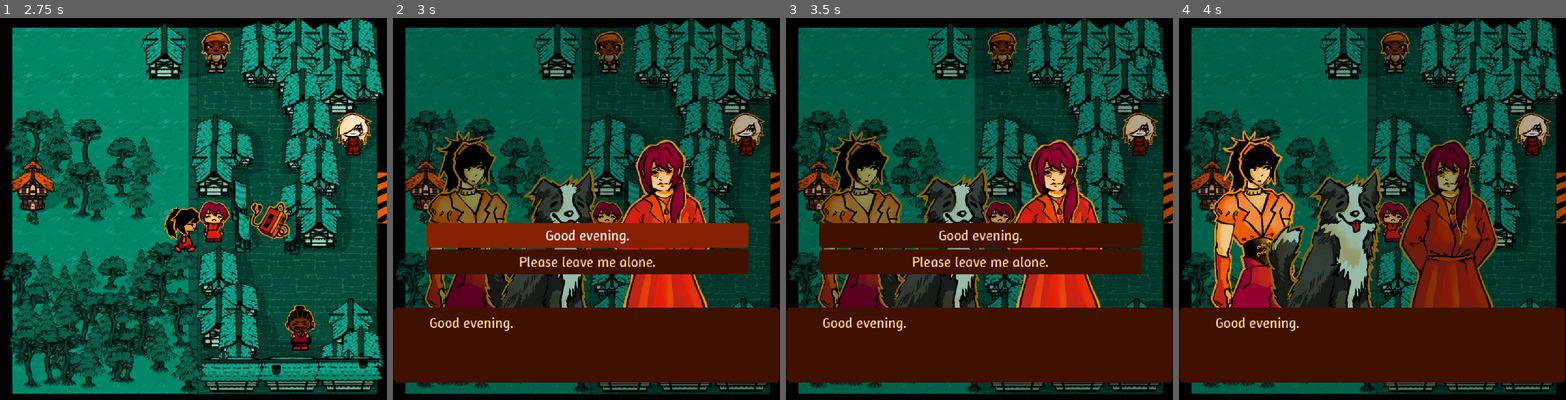
Above: before the commit, frames 1-4 (left to right).
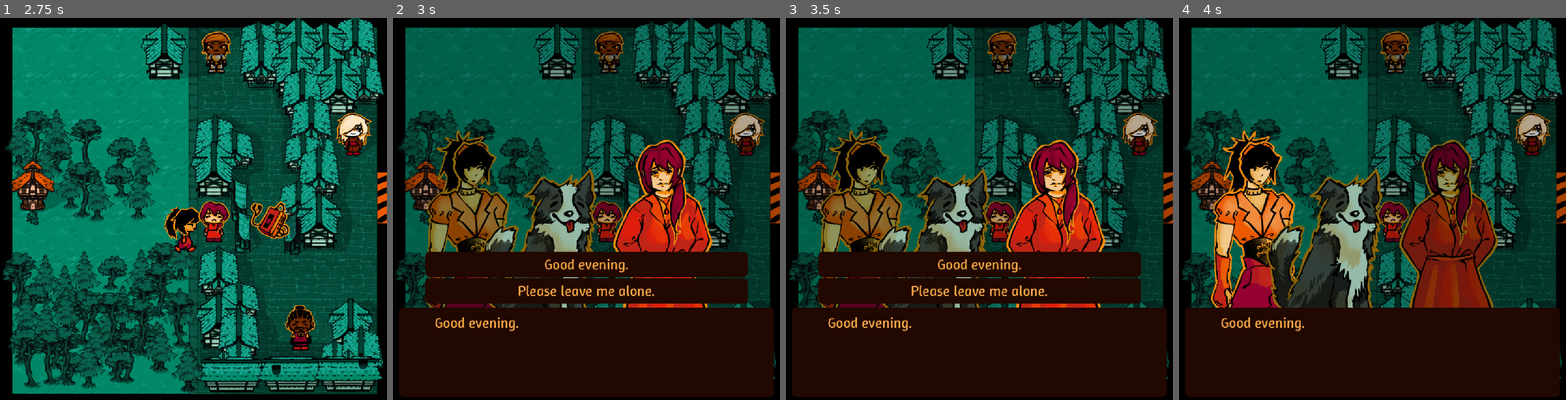
Above: after the commit, the same moments.

Repository: cannonheart/wgj2026
Game: Godot game, scene res://main.tscn
Same seed, same stepped clock (60 frames per second), same inputs: the game is played once before the commit and once after it.
Inputs (mouse positions are in pixels of both pictures, inside the frame that each line leads up to):
- Up to frame 1 (2.75 s): tap Enter at 0.5 s; move the mouse to (278, 193) at 0.52 s; hold D (Right) 0.53-1.25 s; hold Shift 0.53-1.25 s; click (278, 193) at 0.67 s; drag from (116, 231) to (212, 220) at 1.27 s; tap Space at 2 s; move the mouse to (232, 124) at 2.02 s; hold D (Right) from 2.03 s (still down); tap Ctrl at 2.1 s
- Up to frame 2 (3 s): release D (Right) at 2.75 s; drag from (567, 289) to (745, 132) at 2.77 s
- Up to frame 3 (3.5 s): no input
- Up to frame 4 (4 s): click "Good evening." at 3.5 s

Frame 1 is identical in both runs. In frame 2, 39% of the frame differs, in the area x 0-100%, y 53-100%; in frame 3, 39%; in frame 4, 23%.

Commit message:
ännu bättre färger

Diff:
--- a/lib/dialogue_system/choice_option.tscn
+++ b/lib/dialogue_system/choice_option.tscn
@@ -13,7 +13,7 @@
 [node name="Button" type="Button" parent="." unique_id=1128257172]
 custom_minimum_size = Vector2(900, 0)
 layout_mode = 2
-theme_override_colors/font_color = Color(0.99607843, 0.8352941, 0.6, 1)
+theme_override_colors/font_color = Color(1, 0.68235296, 0.2901961, 1)
 theme_override_fonts/font = ExtResource("2_uor54")
 theme_override_font_sizes/font_size = 40
 theme_override_styles/normal = ExtResource("2_8k0sf")
--- a/lib/dialogue_system/scene_base.tscn
+++ b/lib/dialogue_system/scene_base.tscn
@@ -69,11 +69,11 @@
 [node name="RichTextLabel" type="RichTextLabel" parent="." unique_id=1661943253]
 z_index = 10
 custom_minimum_size = Vector2(700, 120)
-offset_left = -538.0
+offset_left = -523.0
 offset_top = 268.0
-offset_right = 538.0
-offset_bottom = 478.0
-theme_override_colors/default_color = Color(0.99607843, 0.8352941, 0.6, 1)
+offset_right = 523.0
+offset_bottom = 518.0
+theme_override_colors/default_color = Color(1, 0.68050003, 0.29000002, 1)
 theme_override_fonts/normal_font = ExtResource("3_0f7fs")
 theme_override_fonts/italics_font = ExtResource("4_0f7fs")
 theme_override_font_sizes/normal_font_size = 40
@@ -86,7 +86,15 @@
 [node name="choiceParent" type="VBoxContainer" parent="." unique_id=2051209853]
 z_index = 1
 custom_minimum_size = Vector2(900, 0)
-offset_left = -447.0
-offset_top = 32.0
-offset_right = 453.0
-offset_bottom = 72.0
+anchors_preset = 7
+anchor_left = 0.5
+anchor_top = 1.0
+anchor_right = 0.5
+anchor_bottom = 1.0
+offset_left = -450.0
+offset_top = 217.0
+offset_right = 450.0
+offset_bottom = 257.0
+grow_horizontal = 2
+grow_vertical = 0
+alignment = 2
--- a/ui/box.tres
+++ b/ui/box.tres
@@ -1,12 +1,12 @@
 [gd_resource type="StyleBoxFlat" format=3 uid="uid://bq0fh7j6jj3jm"]
 
 [resource]
-bg_color = Color(0.2509804, 0.0627451, 0, 1)
+bg_color = Color(0.12941177, 0.03137255, 0, 1)
 border_width_left = 100
 border_width_top = 8
 border_width_right = 100
 border_width_bottom = 8
-border_color = Color(0.2509804, 0.0627451, 0, 1)
+border_color = Color(0.12941177, 0.03137255, 0, 1)
 corner_radius_top_left = 10
 corner_radius_top_right = 10
 corner_radius_bottom_right = 10
--- a/ui/box_text.tres
+++ b/ui/box_text.tres
@@ -1,12 +1,12 @@
 [gd_resource type="StyleBoxFlat" format=3 uid="uid://yqmmg5uo04op"]
 
 [resource]
-bg_color = Color(0.2509804, 0.0627451, 0, 1)
+bg_color = Color(0.12941177, 0.03137255, 0, 1)
 border_width_left = 100
 border_width_top = 16
 border_width_right = 100
 border_width_bottom = 16
-border_color = Color(0.2509804, 0.0627451, 0, 1)
+border_color = Color(0.12941177, 0.03137255, 0, 1)
 corner_radius_top_left = 10
 corner_radius_top_right = 10
 corner_radius_bottom_right = 10
